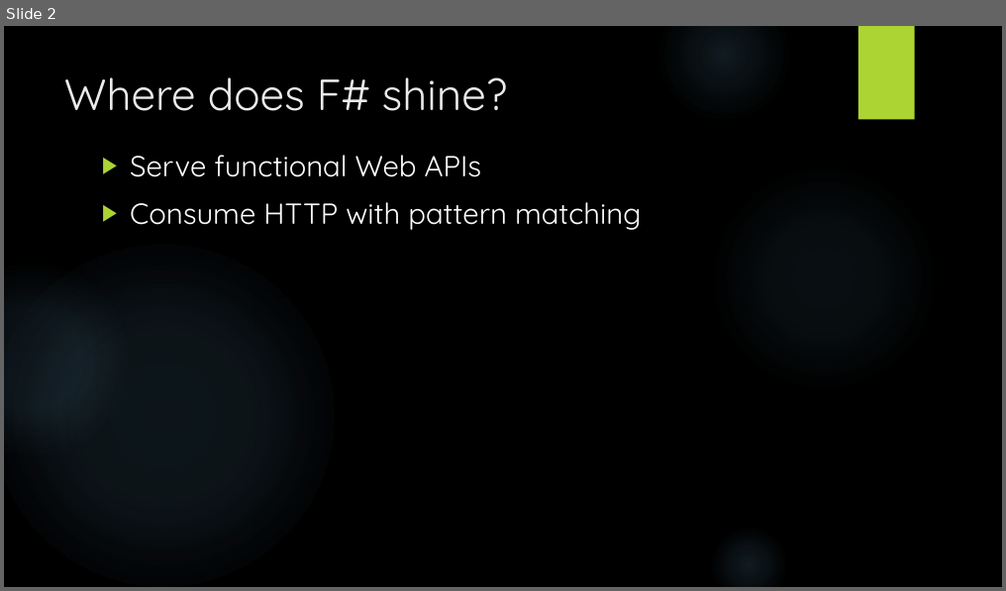
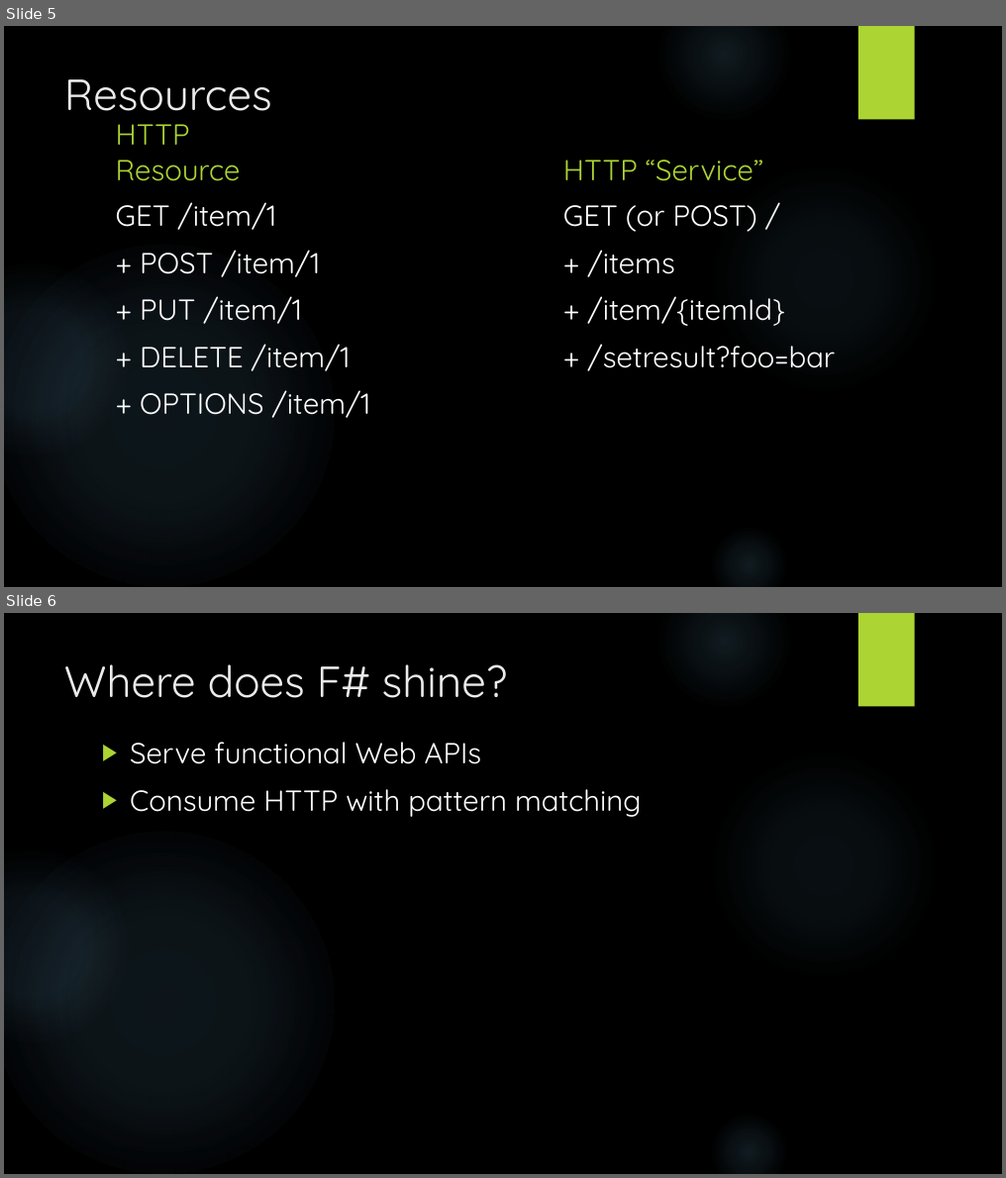
Before and after one commit to dmohl/FsOnTheWeb-Workshop, a slide deck: WebApi.pptx. Shown one above the other, each under a label of ours: slide 2 before the commit, slides 5 and 6 after it. The pictures are 1006x591 and 1006x1178 pixels, drawn with LibreOffice and Linux fonts; fonts in the diff are those of the drawing; background and template pictures are left out. Boxes give left, top, right and bottom in pixels: in the first picture for what was removed or moved away, otherwise in the second. Text is boxed around its words. In the diff, an @@ line names an element or a change of style, - is before the commit and + after.

```diff
--- a/WebApi.pptx
+++ b/WebApi.pptx
@@ slide 5 added at <box>4,26,1002,587</box>, background picture (left out); not listed: 6 template elements that a slide beside it also shows @@
@@ title added at <box>64,79,272,111</box>, 42 pt, text #EBEBEB @@
+Resources
@@ text added at <box>116,124,241,181</box>, 28 pt, text #ACD433 @@
+HTTP Resource
@@ text added at <box>563,160,763,181</box>, 28 pt, text #ACD433 @@
+HTTP “Service”
@@ text added at <box>116,202,371,418</box>, 28 pt, text #FFFFFF @@
+GET /item/1
++ POST /item/1
++ PUT /item/1
++ DELETE /item/1
++ OPTIONS /item/1
@@ text added at <box>563,205,835,372</box>, 28 pt, text #FFFFFF @@
+GET (or POST) /
++ /items
++ /item/{itemId}
++ /setresult?foo=bar
@@ what was slide 2 is now slide 6 @@
```
Also in this commit, not shown: 3 slides changed, 3 other slides added, 5 other files.
